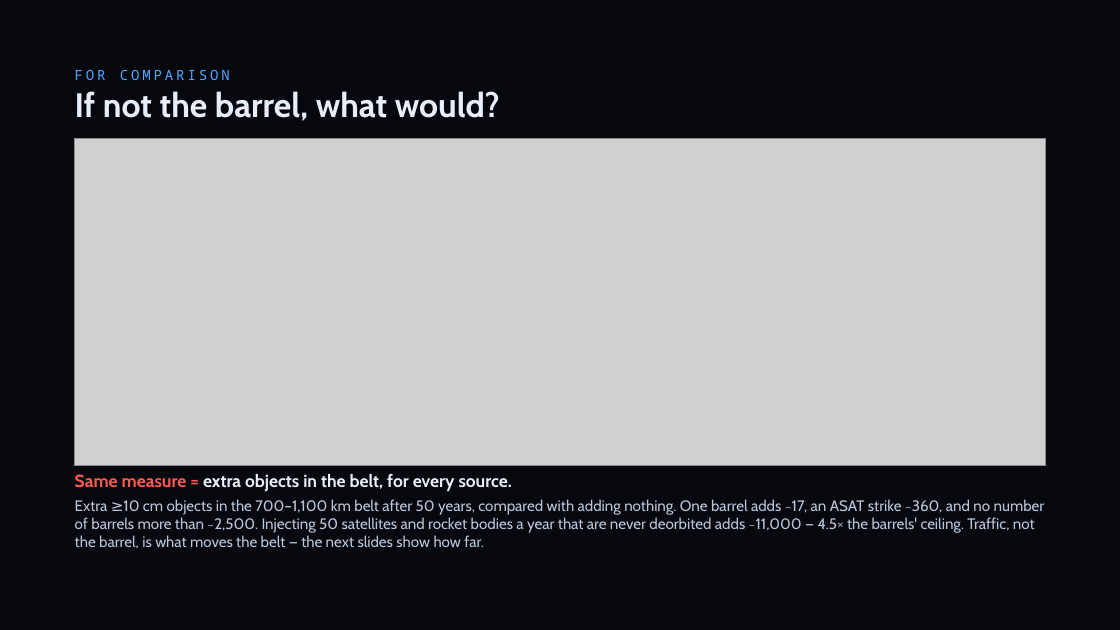
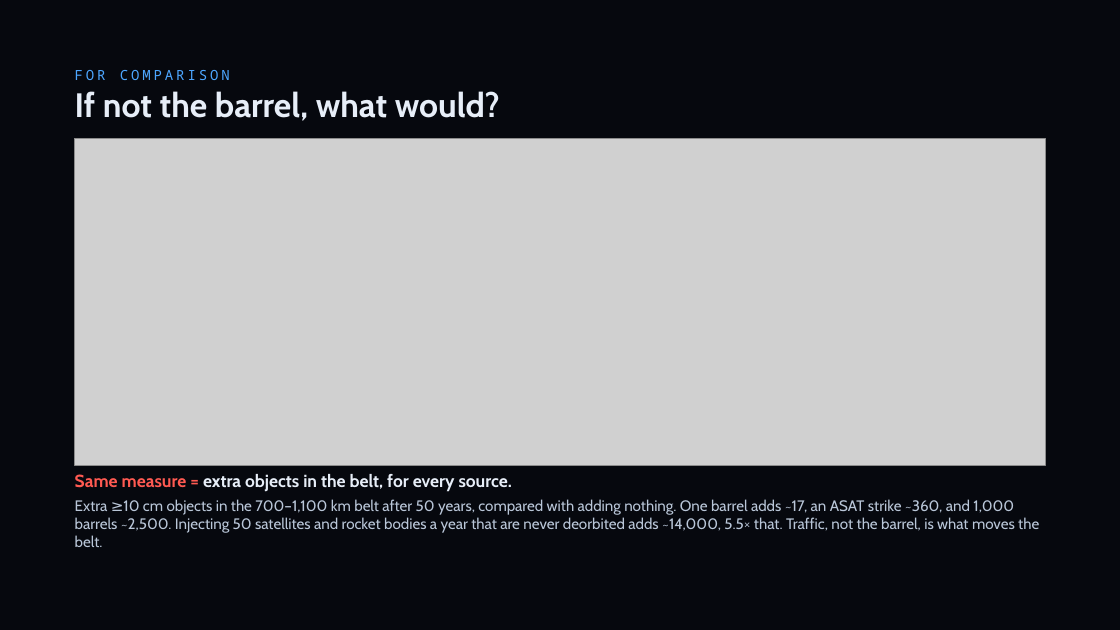
Before and after one commit to TimKadyrov/DebrisCascade, a slide deck: slide 14 of Barrel of Nails — Kessler Study.pptx. Drawn at 1120x630 pixels with LibreOffice and Linux fonts; fonts in the diff are those of the drawing; grey boxes stand for pictures. Boxes give left, top, right and bottom in pixels: in the first picture for what was removed or moved away, otherwise in the second. Text is boxed around its words. In the diff, an @@ line names an element or a change of style, - is before the commit and + after.

Commit message:
Final audit: engine fixes, re-export, deck and docs refreshed
Engines
- Catastrophic collisions per year are divided by the stretch each yearly
  record covers (cube 60-day steps made year 50 read ~12% low).
- Box model: launched satellites and rocket bodies keep fixed 180 kg /
  2,410 kg classes; catalog seeding no longer rewrites their masses.
- Cube: formation exclusion also covers dead catalogued payloads; objects
  started at e = 0.001 decay as circular from the first step; the globe
  classifies all intact objects as intact.
- Median quit year counts runs that never quit; never-quit seeds no longer
  break the JSON export. Duplicate 16-seed ensembles hit the cache.
- Drag lifetimes integrate to 10,000 years (the 1,000-year cap drew a false
  step near 1,400 km). Dead code removed.

Numbers (new export, 16 seeds; 2006 benchmark rerun)
- Nothing added x1.09, 50/yr x2.8, 500/yr x60, working x4.8, ~9 removals/yr;
  benchmark cube 12.8 (7-18) vs LEGEND 10.8, box 9.9.
- Comparison traffic rows from the cube engine; "1,000 barrels" instead of
  an unproven ceiling; operators wording (median run, launches taper).

Deck, charts, SUMMARY: every model number from the new export; wording
fixes from the audit; WPF label overlaps fixed.

```diff
--- a/Barrel of Nails — Kessler Study.pptx
+++ b/Barrel of Nails — Kessler Study.pptx
@@ text at (x1=75, y1=499, x2=1039, y2=547): text changed @@
-Extra ≥10 cm objects in the 700–1,100 km belt after 50 years, compared with adding nothing. One barrel adds ~17, an ASAT strike ~360, and no number of barrels more than ~2,500. Injecting 50 satellites and rocket bodies a year that are never deorbited adds ~11,000 — 4.5× the barrels' ceiling. Traffic, not the barrel, is what moves the belt — the next slides show how far.
+Extra ≥10 cm objects in the 700–1,100 km belt after 50 years, compared with adding nothing. One barrel adds ~17, an ASAT strike ~360, and 1,000 barrels ~2,500. Injecting 50 satellites and rocket bodies a year that are never deorbited adds ~14,000, 5.5× that. Traffic, not the barrel, is what moves the belt.
```
Also in this commit, not shown: 12 other slides changed, 23 other files.
